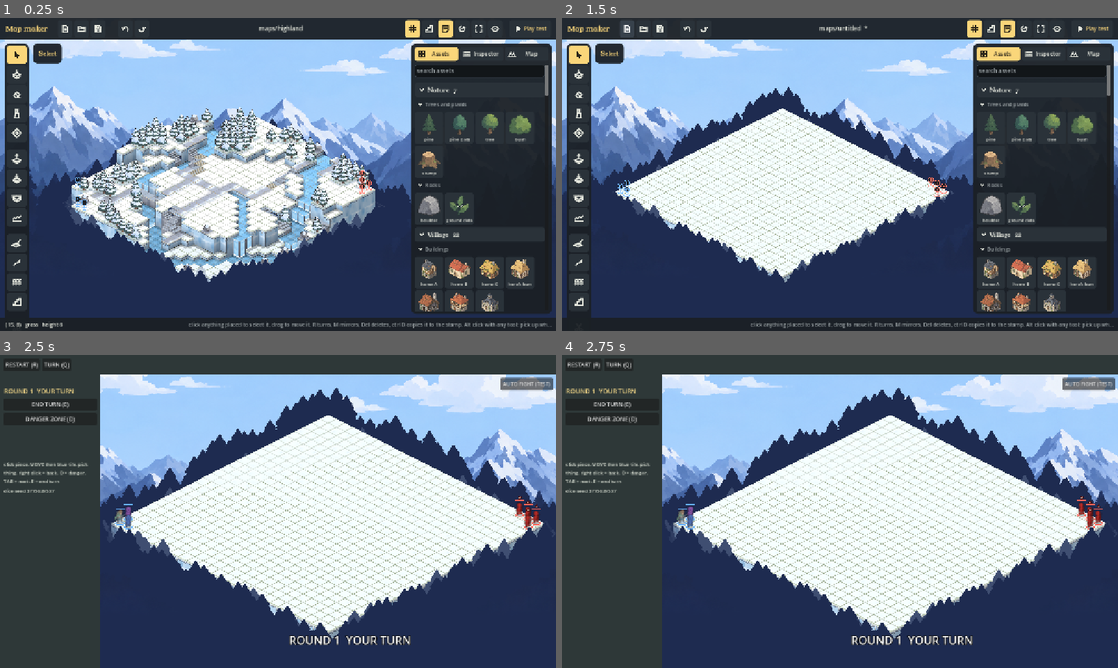
Above: before the commit, frames 1-4 (two rows, left to right).
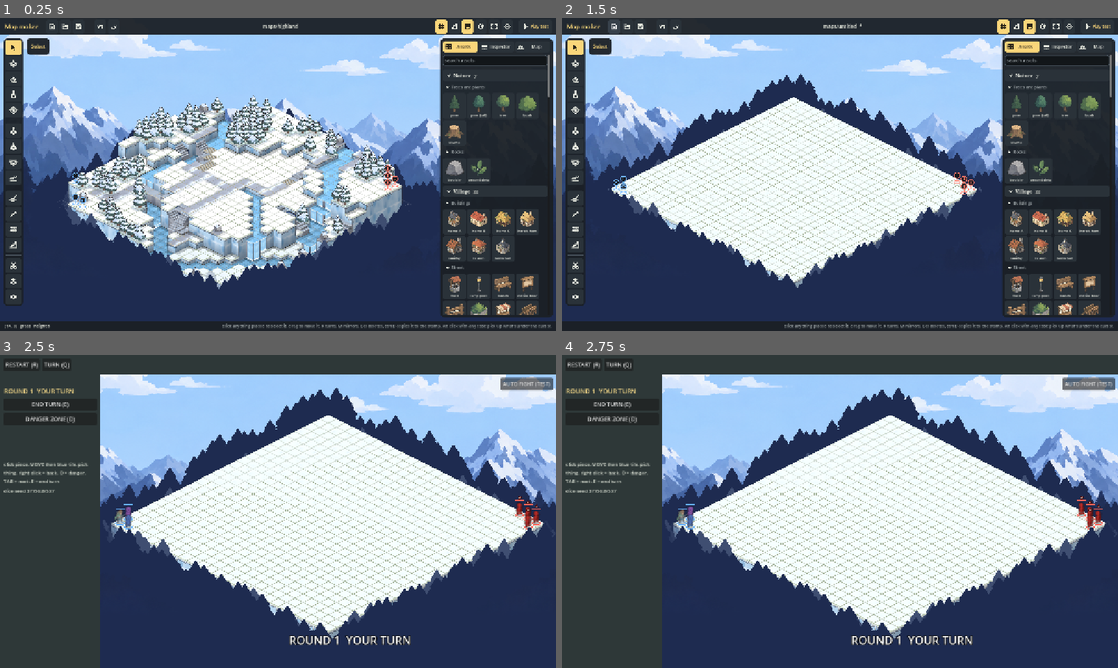
Above: after the commit, the same moments.

Repository: BrandonSigil/lodestone
Game: Godot game, scene res://scenes/map_maker.tscn
Two runs of this game, one before a commit and one after it. Both use one fixed random seed, a clock stepped at 60 frames per second and the inputs below. This scene is started directly instead of the project's main scene.
Inputs (mouse positions are in pixels of both pictures, inside the frame that each line leads up to; where the layout moved, square brackets give the same spot in the first picture):
- Up to frame 1 (0.25 s): no input
- Up to frame 2 (1.5 s): click (612, 27) [628, 27] at 0.5 s; click (612, 27) [628, 27] at 1.25 s
- Up to frame 3 (2.5 s): click "Play test" at 2 s
- Up to frame 4 (2.75 s): no input

The runs differ from the first frame. In frame 1, 34% of the frame differs, in the area x 0-100%, y 0-100%; in frame 2, 27%; in frame 3, nothing differs; in frame 4, nothing differs.

Commit message:
Map maker: UI at 80 percent
The maker's top bar, tool rail, options, side panel and text draw at UI_SCALE (0.8).
The UI root is scaled and sized to the window, and the map's fit area uses the same
scale, so the map gets the room the smaller chrome frees up.

Co-Authored-By: Claude Haiku 5.5 <noreply@anthropic.com>

Diff:
--- a/game/scripts/maker/map_maker.gd
+++ b/game/scripts/maker/map_maker.gd
@@ -8,6 +8,7 @@
 ## Tool labels are designer tool text, not player-facing copy, so they don't go through Txt.
 ## How to use it: docs/systems/map-maker.md. Design: docs/design/map-look.md. Research: docs/research/map-editors.md.
 
+const UI_SCALE := 0.8  ## the maker's bars, rail, panels and text draw at this share of their size; the map keeps its own
 const RAIL_W := 56.0
 const DOCK_W := 324.0
 const TOP_H := 48.0
@@ -331,9 +332,14 @@
 	var vs := get_viewport_rect().size
 	if hide_ui:
 		return Rect2(0, 0, vs.x, vs.y)
-	var x0 := GAP * 2 + RAIL_W
-	var y0 := TOP_H + GAP * 2 + OPT_H
-	return Rect2(x0, y0, vs.x - x0 - DOCK_W - GAP * 2, vs.y - y0 - BOTTOM_H - GAP)
+	var x0 := (GAP * 2 + RAIL_W) * UI_SCALE
+	var y0 := (TOP_H + GAP * 2 + OPT_H) * UI_SCALE
+	return Rect2(x0, y0, vs.x - x0 - (DOCK_W + GAP * 2) * UI_SCALE, vs.y - y0 - (BOTTOM_H + GAP) * UI_SCALE)
+
+
+## The UI root is scaled down, so it is sized to the window in its own units: it still fills the window.
+func _fit_root() -> void:
+	_root.size = get_viewport_rect().size / UI_SCALE
 
 
 func _fit_view() -> void:
@@ -1280,8 +1286,10 @@
 	_ui.layer = 2
 	add_child(_ui)
 	_root = Control.new()
-	_root.set_anchors_preset(Control.PRESET_FULL_RECT)
 	_root.mouse_filter = Control.MOUSE_FILTER_IGNORE
+	_root.scale = Vector2.ONE * UI_SCALE
+	_fit_root()
+	get_viewport().size_changed.connect(_fit_root)
 	_root.theme = MakerUI.make_theme()
 	_ui.add_child(_root)
 	_build_top()
